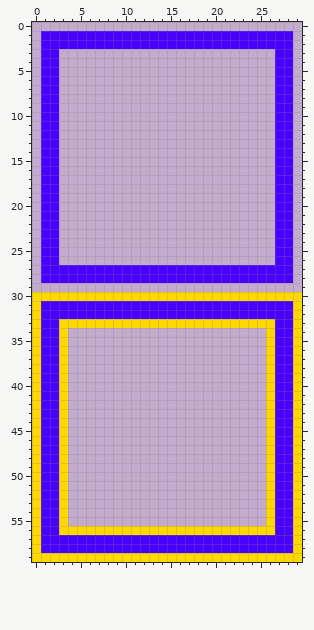
Two versions of one pixel-art sprite, Resources/Textures/Wall&Floor/rectangle.png. The first picture shows the starting point.
The file is 30x60 pixels.
And afterwards:
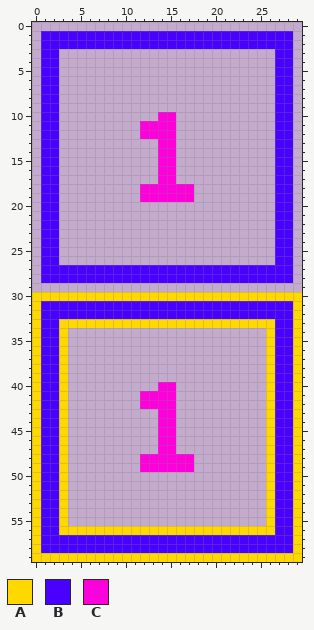
Palette (. is transparent): A #ffd800  B #4800ff  C #ff00dc
What changed:
Colour C is added in row 10 at x 14 to 15; in rows 11 to 12 at x 12 to 15; in rows 13 to 17 at x 14 to 15; in rows 18 to 19 at x 12 to 17; in row 40 at x 14 to 15; in rows 41 to 42 at x 12 to 15.
Colour C is added in rows 43 to 47 at x 14 to 15; in rows 48 to 49 at x 12 to 17.
